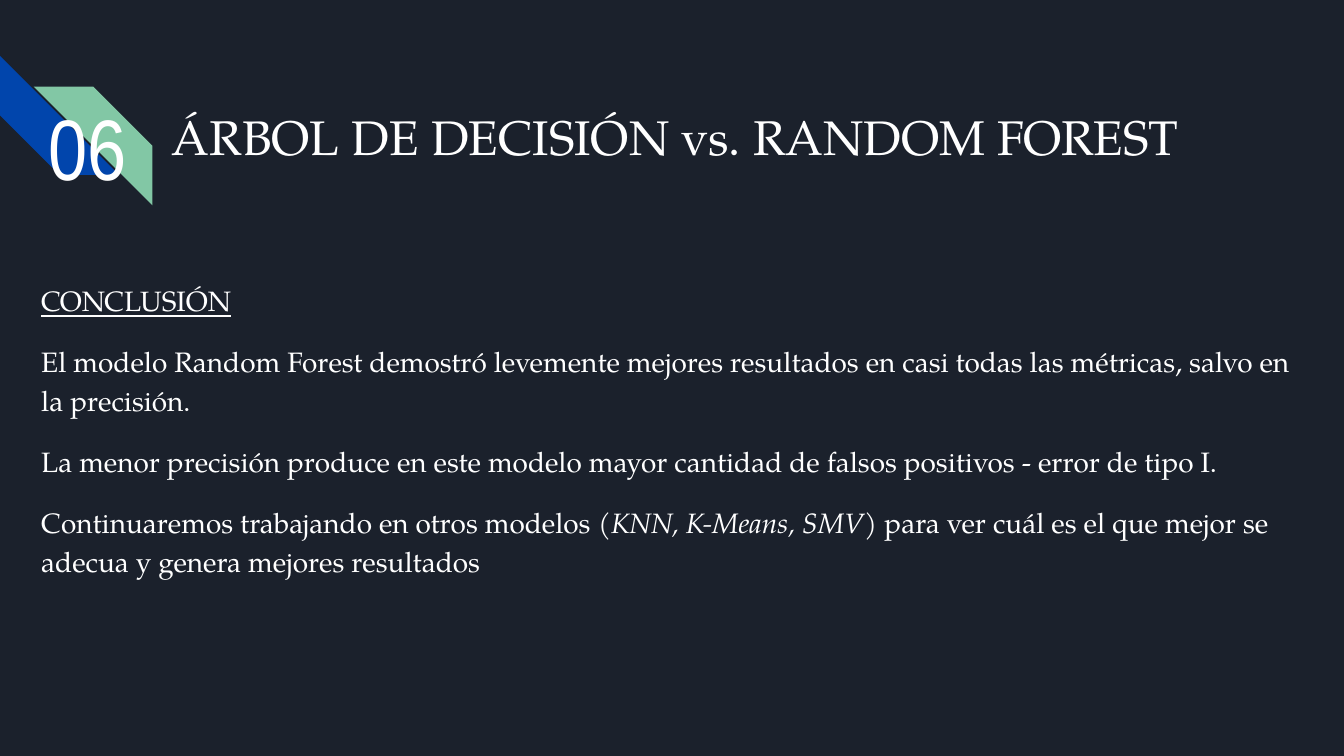
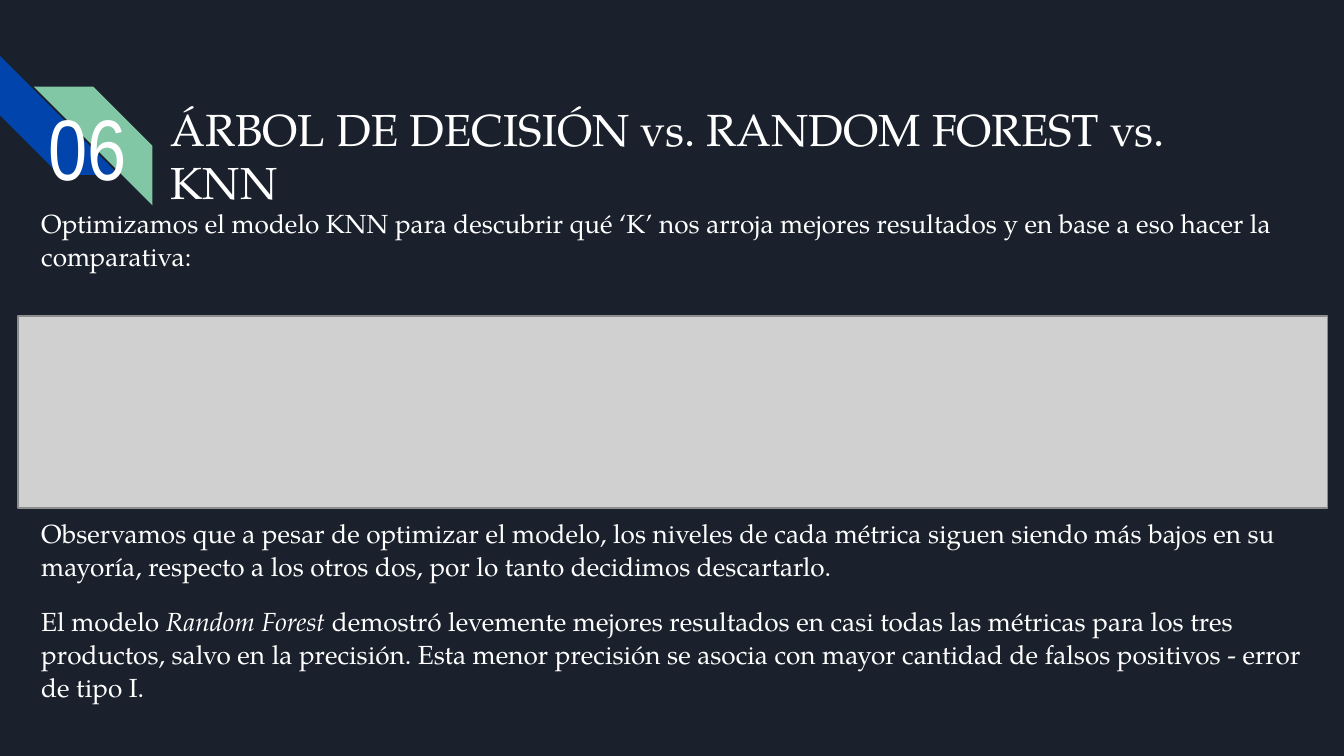
Before and after one commit to Alejo3107/PROYECTO_CH_DS, a slide deck: slide 36 of Presentación ejecutiva.pptx (slide 34 before the commit). Drawn at 1344x756 pixels with LibreOffice and Linux fonts; fonts in the diff are those of the drawing; grey boxes stand for pictures; background and template pictures are left out. Boxes give left, top, right and bottom in pixels: in the first picture for what was removed or moved away, otherwise in the second. Text is boxed around its words. In the diff, an @@ line names an element or a change of style, - is before the commit and + after.

```diff
--- a/Presentación ejecutiva.pptx
+++ b/Presentación ejecutiva.pptx
@@ title at bbox=[170, 106, 1165, 217]: text changed; size 26 to 24 pt @@
-ÁRBOL DE DECISIÓN vs. RANDOM FOREST
+ÁRBOL DE DECISIÓN vs. RANDOM FOREST vs. KNN
@@ text at bbox=[41, 214, 1301, 705]: text changed; size 15 to 14 pt @@
-CONCLUSIÓN
-El modelo Random Forest demostró levemente mejores resultados en casi todas las métricas, salvo en la precisión.
-La menor precisión produce en este modelo mayor cantidad de falsos positivos - error de tipo I.
-Continuaremos trabajando en otros modelos (KNN, K-Means, SMV) para ver cuál es el que mejor se adecua y genera mejores resultados
+Optimizamos el modelo KNN para descubrir qué ‘K’ nos arroja mejores resultados y en base a eso hacer la comparativa:
+Observamos que a pesar de optimizar el modelo, los niveles de cada métrica siguen siendo más bajos en su mayoría, respecto a los otros dos, por lo tanto decidimos descartarlo.
+El modelo Random Forest demostró levemente mejores resultados en casi todas las métricas para los tres productos, salvo en la precisión. Esta menor precisión se asocia con mayor cantidad de falsos positivos - error de tipo I.
@@ picture added at bbox=[19, 316, 1328, 508] @@
```
Also in this commit, not shown: 12 other slides changed, 3 slides added, 1 slide removed, 3 other files.
